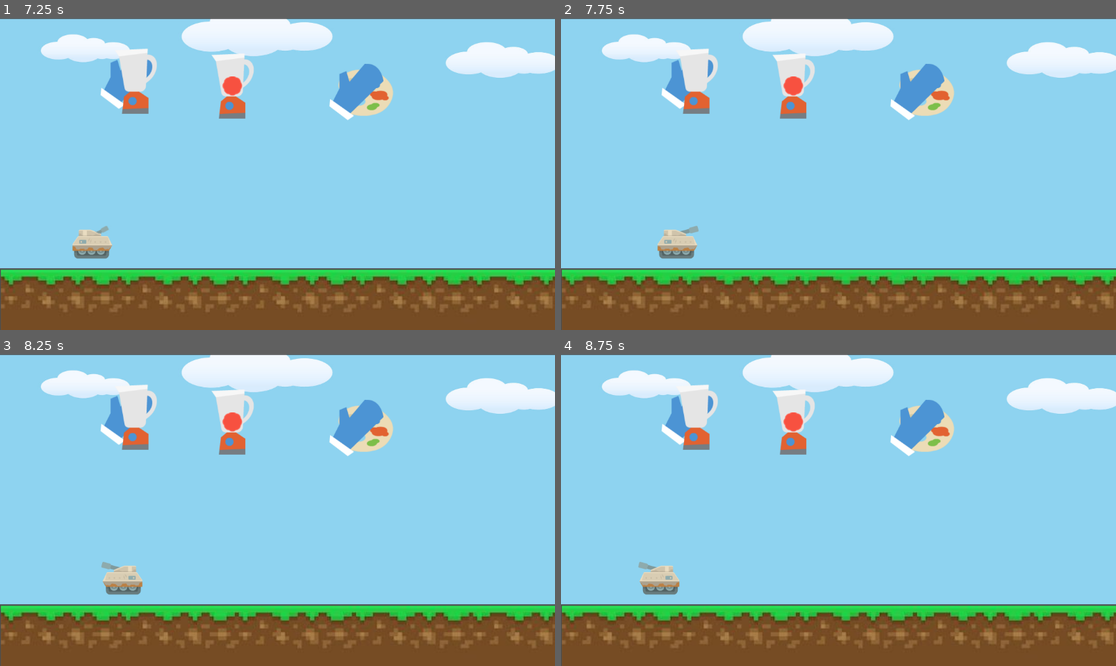
Above: before the commit, frames 1-4 (two rows, left to right).
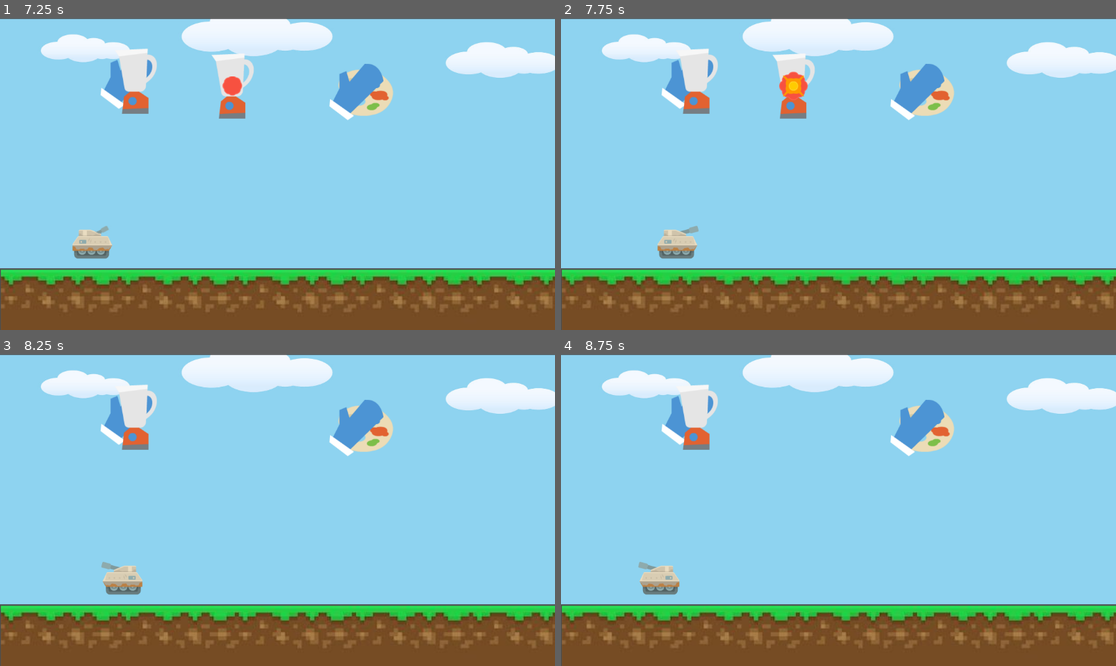
Above: after the commit, the same moments.

Repository: KristoByte/DreamTanks
Game: Godot game, scene res://main.tscn
The game is run twice, just before and just after one commit, with the same random seed, the same clock (stepped at 60 frames per second) and the same inputs.
Inputs (mouse positions are in pixels of both pictures, inside the frame that each line leads up to):
- Up to frame 1 (7.25 s): tap Enter at 0.5 s; move the mouse to (399, 158) at 0.52 s; hold D (move_right) 0.53-1.28 s; tap Mouse wheel down (aim_down) at 0.6, 2.85, 5.1 s; move the mouse to (166, 189) at 1.27 s; hold A (move_left) 1.28-2.03 s; tap Mouse wheel up (aim_up) at 1.35, 3.6, 5.85 s; move the mouse to (333, 105) at 2.02 s; hold D (move_right) 2.03-3.53 s; click (333, 105) at 2.1 s; move the mouse to (249, 236) at 2.77 s; move the mouse to (444, 220) at 3.52 s; hold A (move_left) 3.53-5.78 s; move the mouse to (111, 127) at 4.27 s; click (111, 127) at 4.35 s; move the mouse to (305, 174) at 5.02 s; tap Space at 5.75 s; move the mouse to (194, 96) at 5.77 s; hold D (move_right) from 5.78 s (still down); move the mouse to (399, 158) at 6.52 s; click (399, 158) at 6.6 s
- Up to frame 2 (7.75 s): keep holding D (move_right); move the mouse to (727, 189) at 7.27 s; tap Mouse wheel down (aim_down) at 7.35 s
- Up to frame 3 (8.25 s): move the mouse to (333, 441) at 8.02 s; release D (move_right) at 8.03 s; hold A (move_left) from 8.03 s (still down); tap Mouse wheel up (aim_up) at 8.1 s
- Up to frame 4 (8.75 s): keep holding A (move_left)

Frame 1 is identical in both runs. In frame 2, 0.3% of the frame differs, in the area x 39-45%, y 17-27%; in frame 3, 1.0%, in the area x 38-46%, y 11-33%; in frame 4, 1.0%.

Commit message:
explosion animation plays and obj remove when animation completes

Diff:
--- a/bullet.gd
+++ b/bullet.gd
@@ -2,7 +2,9 @@
 
 @export var explosion_scene : PackedScene
 
+var child_exit_count = 0
 var speed = 750
+
 # Called when the node enters the scene tree for the first time.
 func _ready() -> void:
 	pass # Replace with function body.
--- a/explosion.gd
+++ b/explosion.gd
@@ -16,5 +16,7 @@
 
 
 
-func _on_animated_sprite_2d_animation_finished():
-	print("explosion finished")
+
+
+func _on_animation_player_animation_finished(anim_name):
+	queue_free()
--- a/explosion.tscn
+++ b/explosion.tscn
@@ -29,22 +29,39 @@
 
 [sub_resource type="CapsuleShape2D" id="CapsuleShape2D_5k8ky"]
 
-[sub_resource type="Animation" id="Animation_yrc8l"]
-resource_name = "blast"
-tracks/0/type = "method"
+[sub_resource type="Animation" id="Animation_p3q6u"]
+length = 0.001
+tracks/0/type = "value"
 tracks/0/imported = false
 tracks/0/enabled = true
-tracks/0/path = NodePath("AnimatedSprite2D")
+tracks/0/path = NodePath("AnimatedSprite2D:frame")
 tracks/0/interp = 1
 tracks/0/loop_wrap = true
 tracks/0/keys = {
-"times": PackedFloat32Array(),
-"transitions": PackedFloat32Array(),
-"values": []
+"times": PackedFloat32Array(0),
+"transitions": PackedFloat32Array(1),
+"update": 1,
+"values": [0]
+}
+
+[sub_resource type="Animation" id="Animation_yrc8l"]
+resource_name = "blast"
+tracks/0/type = "value"
+tracks/0/imported = false
+tracks/0/enabled = true
+tracks/0/path = NodePath("AnimatedSprite2D:frame")
+tracks/0/interp = 1
+tracks/0/loop_wrap = true
+tracks/0/keys = {
+"times": PackedFloat32Array(0, 0.2, 0.433333, 0.633333),
+"transitions": PackedFloat32Array(1, 1, 1, 1),
+"update": 1,
+"values": [0, 1, 2, 3]
 }
 
 [sub_resource type="AnimationLibrary" id="AnimationLibrary_iyj4r"]
 _data = {
+"RESET": SubResource("Animation_p3q6u"),
 "blast": SubResource("Animation_yrc8l")
 }
 
@@ -63,4 +80,4 @@
 }
 movie_quit_on_finish = true
 
-[connection signal="animation_finished" from="AnimatedSprite2D" to="." method="_on_animated_sprite_2d_animation_finished"]
+[connection signal="animation_finished" from="AnimationPlayer" to="." method="_on_animation_player_animation_finished"]
--- a/obstacle.gd
+++ b/obstacle.gd
@@ -18,3 +18,7 @@
 
 func _on_visible_on_screen_notifier_2d_screen_exited():
 	queue_free()
+
+
+func _on_child_exiting_tree(node):
+	queue_free()
--- a/obstacle.tscn
+++ b/obstacle.tscn
@@ -68,4 +68,5 @@
 
 [node name="VisibleOnScreenNotifier2D" type="VisibleOnScreenNotifier2D" parent="."]
 
+[connection signal="child_exiting_tree" from="." to="." method="_on_child_exiting_tree"]
 [connection signal="screen_exited" from="VisibleOnScreenNotifier2D" to="." method="_on_visible_on_screen_notifier_2d_screen_exited"]
Not shown: 1 places in explosion.tscn that only renumber resources
